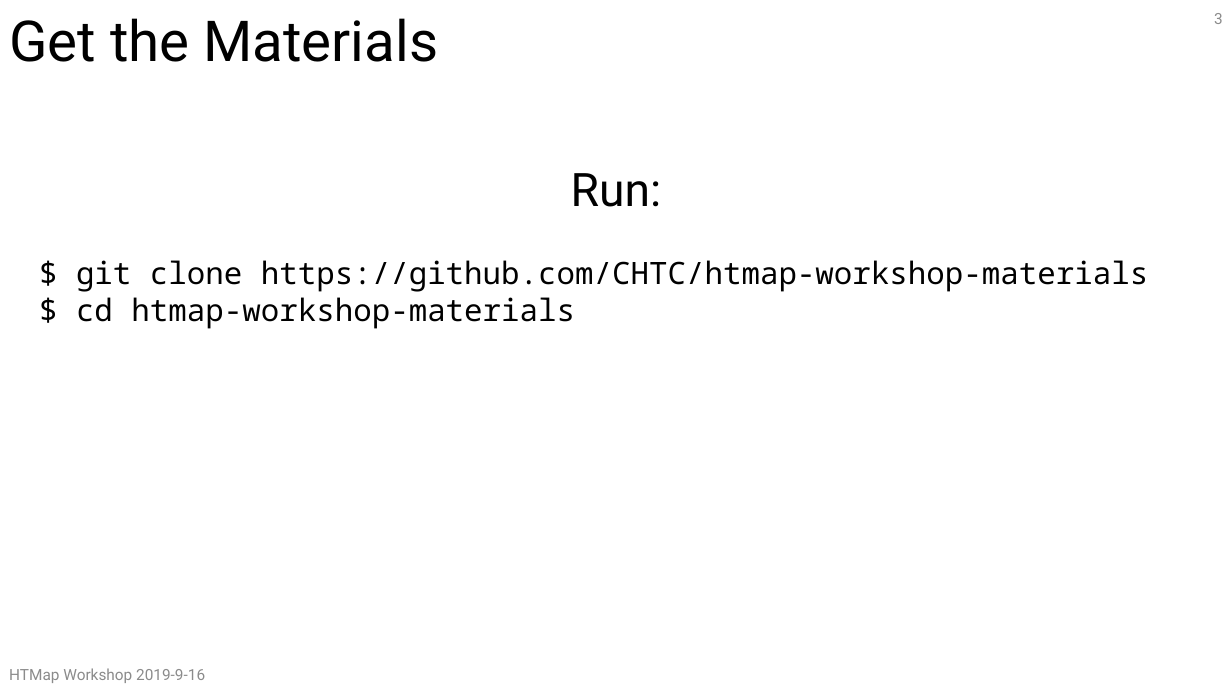
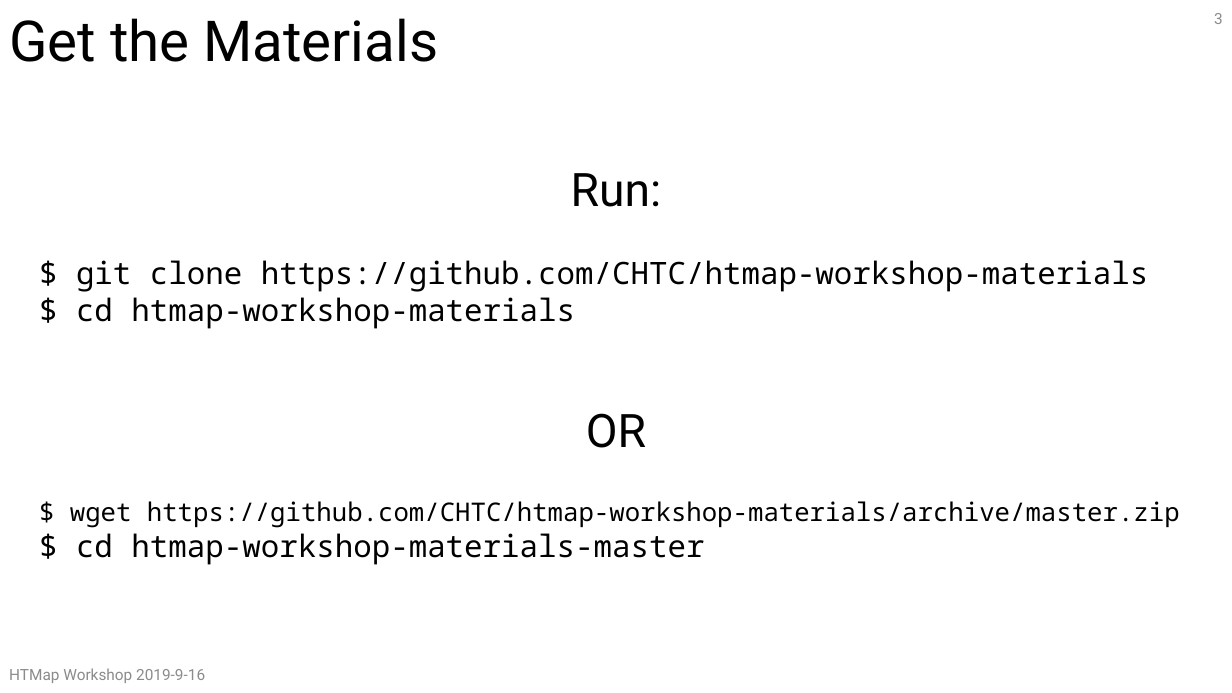
Before and after one commit to CHTC/htmap-workshop-materials, a slide deck: slide 3 of slides/HTMapWorkshop.pptx. Drawn at 1232x693 pixels with LibreOffice and Linux fonts; fonts in the diff are those of the drawing. Boxes give left, top, right and bottom in pixels: in the first picture for what was removed or moved away, otherwise in the second. Text is boxed around its words. In the diff, an @@ line names an element or a change of style, - is before the commit and + after.

Commit message:
add instructions for getting a zip instead

```diff
--- a/slides/HTMapWorkshop.pptx
+++ b/slides/HTMapWorkshop.pptx
@@ text at box(70, 413, 1180, 565): paragraphs added @@
+OR
+$ wget https://github.com/CHTC/htmap-workshop-materials/archive/master.zip
+$ cd htmap-workshop-materials-master
```
